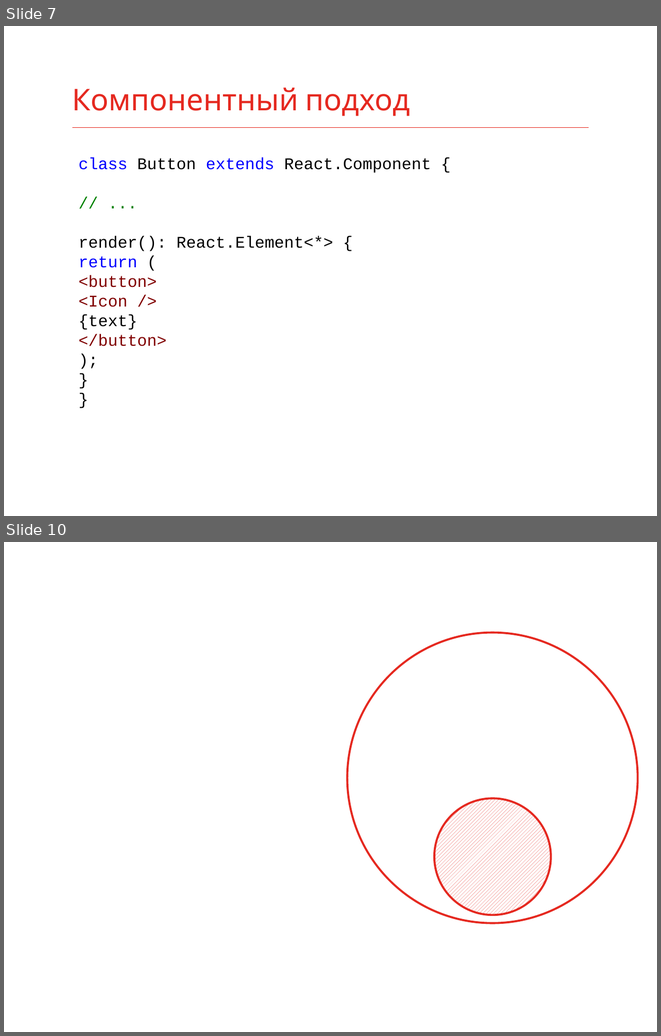
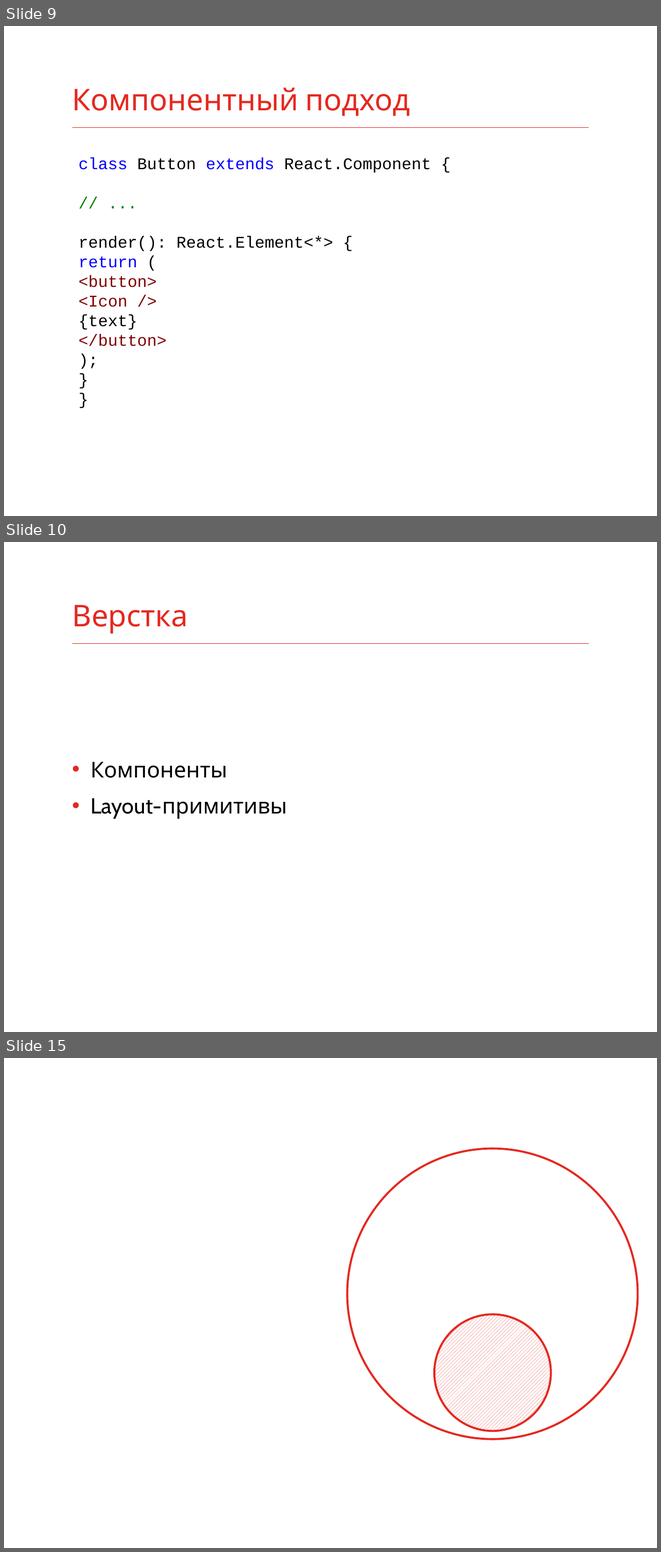
Before and after one commit to fmx1k/konfur-summer-2017-slides, a slide deck: Slides/Backend vs Frontend.pptx. Shown one above the other, each under a label of ours: slides 7 and 10 before the commit, slides 9, 10 and 15 after it; the slides between them are not shown. The pictures are 661x1036 and 661x1552 pixels, drawn with LibreOffice and Linux fonts; fonts in the diff are those of the drawing. Boxes give left, top, right and bottom in pixels: in the first picture for what was removed or moved away, otherwise in the second. Text is boxed around its words. In the diff, an @@ line names an element or a change of style, - is before the commit and + after.

```diff
--- a/Slides/Backend vs Frontend.pptx
+++ b/Slides/Backend vs Frontend.pptx
@@ slide 10 added at bbox=[4, 542, 657, 1032], background #FFFFFF; not listed: 1 template element that a slide beside it also shows @@
@@ title added at bbox=[72, 605, 188, 634], 33 pt, text #E5281F @@
+Верстка
@@ text added at bbox=[90, 761, 287, 819], 24 pt, text #000000 @@
+• Компоненты
+• Layout-примитивы
@@ what was slide 7 is now slide 9 @@
@@ what was slide 10 is now slide 15 @@
```
Also in this commit, not shown: 1 slide changed, 4 other slides added, 8 other files.
